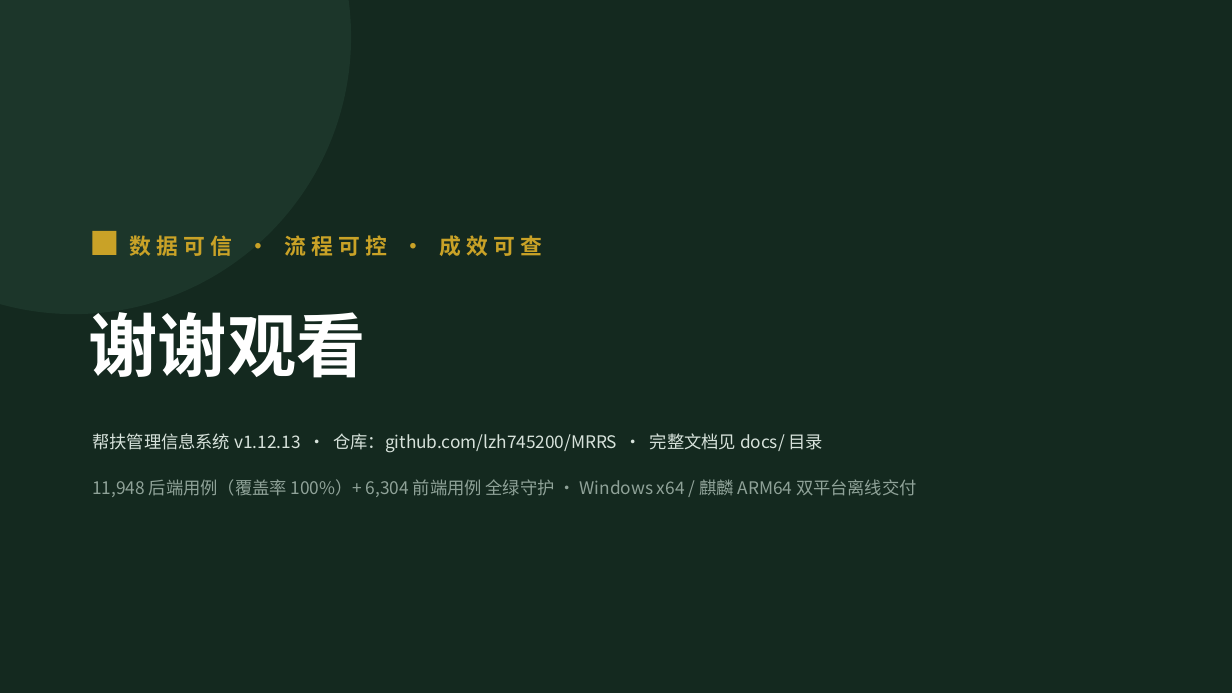
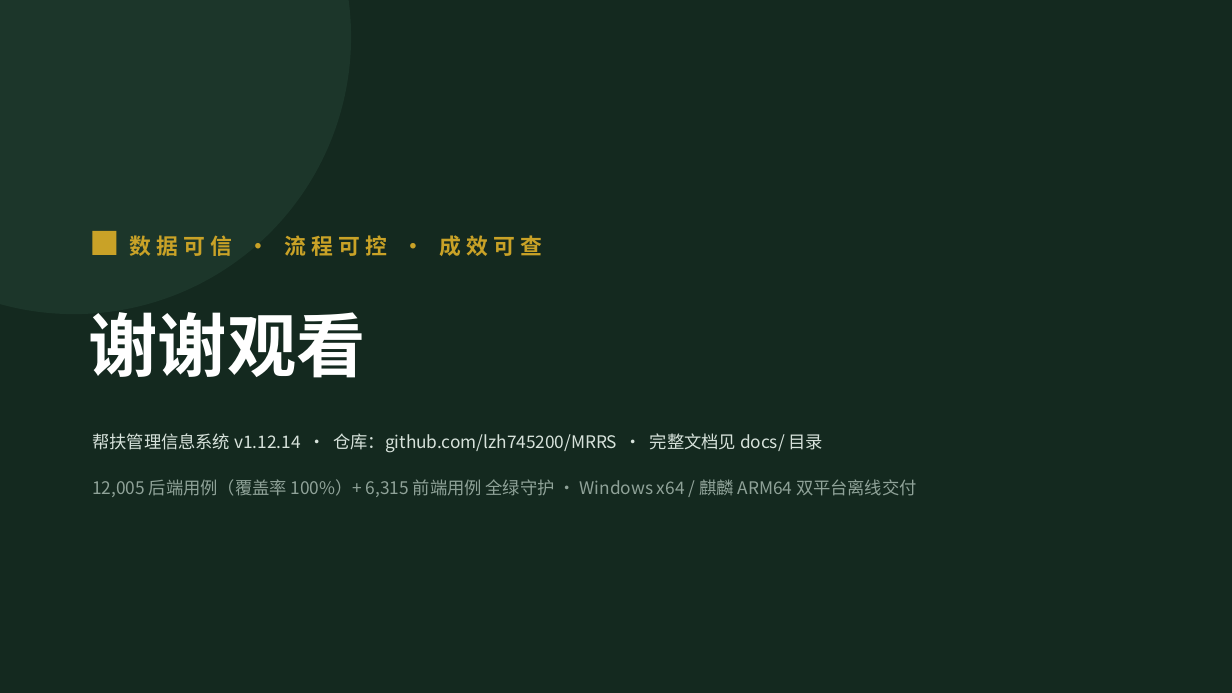
Before and after one commit to lzh745200/MRRS, a slide deck: slide 41 of docs/帮扶管理信息系统介绍.pptx. Drawn at 1232x693 pixels with LibreOffice and Linux fonts; fonts in the diff are those of the drawing. Boxes give left, top, right and bottom in pixels: in the first picture for what was removed or moved away, otherwise in the second. Text is boxed around its words. In the diff, an @@ line names an element or a change of style, - is before the commit and + after.

Commit message:
chore(release): v1.12.14 版本统一（12 处）+ 文档/PPT 同步实际实现 + CI 加固
版本：package.json 1.12.13 → 1.12.14，sync-version --write 覆盖 12 个文件
（frontend/package.json、config.py、constants.ts、version.txt、README badge、
docker-compose、Dockerfile.kylin-standalone、build.ps1、build-kylin.sh 等），
--check 通过。

文档同步（确保与实际实现一致）：
- README / AGENTS.md / 项目文件结构说明.md：用例口径 → 后端 12,005
  （607 测试文件）/ 前端 6,315（303 文件），版本与验证日期
- docs/build_ppt.js → 重生成 PPTX（两份副本 MD5 一致；解包核验新口径命中、
  旧口径为 0）
- ADR-0010：补记实际落地状态（此前声称的"Electron 仅触发 / 移除自带清理 /
  清理交后端"一直未实现，本轮才落地）、新增 backup_interval_days（默认
  30→1 天）与 trigger=auto 语义、备份计划端点管理员权限
- API 文档：首登强制改密 403 规则、分页参数钳制口径、POST /system/backup
  的 trigger、PUT /system/backup/schedule 权限、GET /policies 列表不含 content
- 修正与实现不符的说明：部署指南"首次启动自动生成随机密码"（实为出厂口令，
  且 ADR-0008 早已记载随机口令机制已移除）、用户手册备份章节频率/保留语义、
  架构约定 RPO 行
- kylin.env 注释更正（原称"留空自动生成随机强密码"，代码无此分支）

CI：nightly-full 的裸 npm ci 移植 pr-checks 的 fetch 超时 + 3 次幂等重试 +
失败 ::error::（2026-10-05 nightly 即因 registry 抖动红，且不阻塞发版）。

清理：删除 44 个根目录会话诊断残留（_build_*/_ci_*/_p24_* 等，均为
gitignored 本地产物）；统一本次改动文件行尾为 LF（修复本地 prettier
误报 1408 条 → 0）。

```diff
--- a/docs/帮扶管理信息系统介绍.pptx
+++ b/docs/帮扶管理信息系统介绍.pptx
@@ text at (92,433,824,453): text changed @@
-帮扶管理信息系统 v1.12.13 · 仓库：github.com/lzh745200/MRRS · 完整文档见 docs/ 目录
+帮扶管理信息系统 v1.12.14 · 仓库：github.com/lzh745200/MRRS · 完整文档见 docs/ 目录
@@ text at (92,479,917,497): text changed @@
-11,948 后端用例（覆盖率 100%）+ 6,304 前端用例 全绿守护 · Windows x64 / 麒麟 ARM64 双平台离线交付
+12,005 后端用例（覆盖率 100%）+ 6,315 前端用例 全绿守护 · Windows x64 / 麒麟 ARM64 双平台离线交付
```
Also in this commit, not shown: 35 other slides changed, 20 other files.
